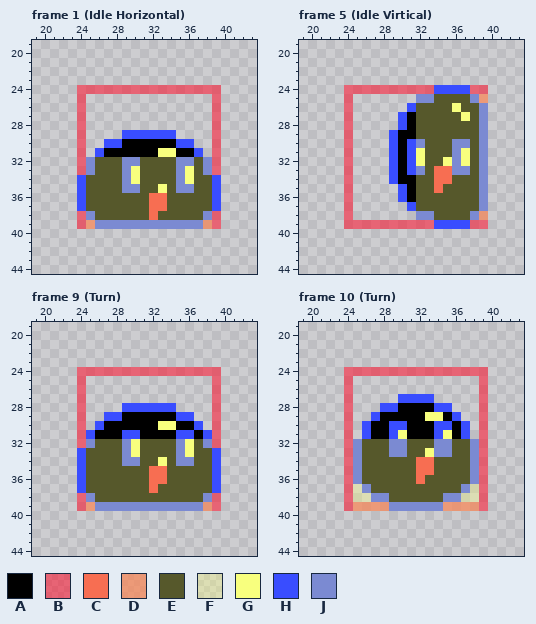
Pixel-art file -- GraphicAsset/Character/Pirdy/#Pirdy_MotionCompilation.ase. Above: the version before the commit.
64x64 pixels, 252 frames. Colours within 5 levels of each other are drawn and written as one. Shown: frame 1 (Idle Horizontal): x 19..43, y 19..44; frame 5 (Idle Virtical): x 19..43, y 19..44; frame 9 (Turn): x 19..43, y 19..44; frame 10 (Turn): x 19..43, y 19..44. The commit also changed other frames, which this record leaves out.
Visible layers, top first: "AttackRange" opacity 40%, "HurtCollision" opacity 35%, "Body", "Layer 1" opacity 61%.
Palette (. is transparent): A #000000  B #f7213b9c  C #f76e52  D #f7885abe  E #56582b  F #f8ff7e58  G #f8ff7e  H #394dff  J #7b8ad2
Pixels before, frame 1 (Idle Horizontal), first column x 24:
24 BBBBBBBBBBBBBBBB
25 B..............B
26 B..............B
27 B..............B
28 B..............B
29 B....HHHHHH....B
30 B..HHAAAAAAHH..B
31 B.HAAAAAAGGAAH.B
32 BJEEEJJEEEEJJEJB
33 BJEEEJGEEEEJGEJB
34 HEEEEJGEEEEJGEEH
35 HEEEEJJEEGEJJEEH
36 HEEEEEEECCEEEEEH
37 HEEEEEEECCEEEEEH
38 BJEEEEEECEEEEEJB
39 BDJJJJJJJJJJJJDB
Pixels before, frame 5 (Idle Virtical), first column x 24:
24 BBBBBBBBBBHHHHBB
25 B.......JJEEEEJD
26 B......HEEEEGEEJ
27 B.....HAEEEEEGEJ
28 B.....HAEEEEEEEJ
29 B....HAAEEEEEEEJ
30 B....HAHJEEEJJEJ
31 B....HAHGEEEJGEJ
32 B....HAHGEEGJGEJ
33 B....HAHJECCJJEJ
34 B....HAAEECCEEEJ
35 B.....HAEECEEEEJ
36 B.....HAEEEEEEEJ
37 B......HEEEEEEEJ
38 B.......JJEEEEJD
39 BBBBBBBBBBHHHHBB
Pixels before, frame 9 (Turn), first column x 24:
24 BBBBBBBBBBBBBBBB
25 B..............B
26 B..............B
27 B..............B
28 B....HHHHHH....B
29 B..HHAAAAAAHH..B
30 B.HAAAAAAGGAAH.B
31 BHAAAHHAAAAHHAHB
32 BJEEEJGEEEEJGEJB
33 HEEEEJGEEEEJGEEH
34 HEEEEJJEEGEJJEEH
35 HEEEEEEECCEEEEEH
36 HEEEEEEECCEEEEEH
37 HEEEEEEECEEEEEEH
38 BJEEEEEEEEEEEEJB
39 BDJJJJJJJJJJJJDB
Pixels before, frame 10 (Turn), first column x 24:
24 BBBBBBBBBBBBBBBB
25 B..............B
26 B..............B
27 B.....HHHH.....B
28 B...HHAAAAHH...B
29 B..HAAAAAGGAH..B
30 B.HAAHHAAAHHAH.B
31 B.HAAHGAAAHGAH.B
32 BJEEEJJEEEJJEEJB
33 BJEEEJJEEGJJEEJB
34 BJEEEEEECCEEEEJB
35 BJEEEEEECCEEEEJB
36 BJEEEEEECEEEEEJB
37 BFJEEEEEEEEEEJFB
38 BFFJJEEEEEEJJFFB
39 BDDDDJJJJJJDDDDB
After:
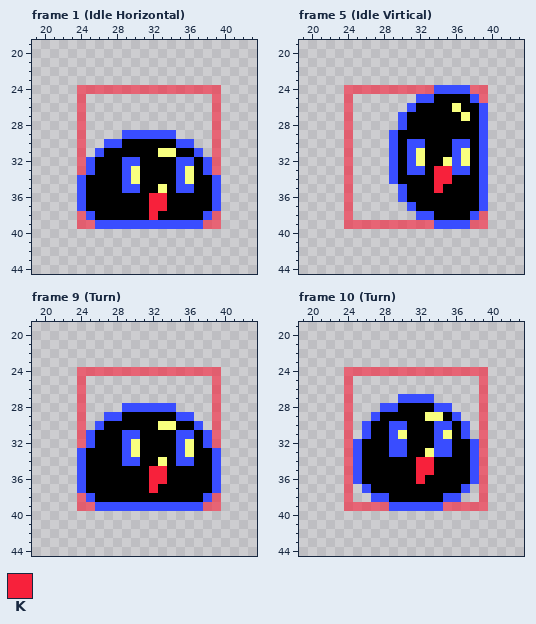
Colours new in this view: K #f7213b
Edits made:
layer "HurtCollision" now hidden
Changed rows in their new state; - is an unchanged pixel.
Frame 1 (Idle Horizontal):
first column x 25:
32 HAAAHHAAAAHHAH
33 HAAAH-AAAAH-AH
34 AAAAH-AAAAH-AA
35 AAAAHHAA-AHHAA
36 AAAAAAAKKAAAAA
37 AAAAAAAKKAAAAA
38 HAAAAAAKAAAAAH
39 BHHHHHHHHHHHHB
Frame 5 (Idle Virtical):
first column x 32:
25 HHAAAAHB
26 AAAA-AAH
27 AAAAA-AH
28 AAAAAAAH
29 AAAAAAAH
30 HAAAHHAH
31 -AAAH-AH
32 -AA-H-AH
33 HAKKHHAH
34 AAKKAAAH
35 AAKAAAAH
36 AAAAAAAH
37 AAAAAAAH
38 HHAAAAHB
Frame 9 (Turn):
first column x 25:
32 HAAAH-AAAAH-AH
33 AAAAH-AAAAH-AA
34 AAAAHHAA-AHHAA
35 AAAAAAAKKAAAAA
36 AAAAAAAKKAAAAA
37 AAAAAAAKAAAAAA
38 HAAAAAAAAAAAAH
39 BHHHHHHHHHHHHB
Frame 10 (Turn):
first column x 25:
32 HAAAHHAAAHHAAH
33 HAAAHHAA-HHAAH
34 HAAAAAAKKAAAAH
35 HAAAAAAKKAAAAH
36 HAAAAAAKAAAAAH
37 .HAAAAAAAAAAH.
38 ..HHAAAAAAHH..
39 BBBBHHHHHHBBBB
